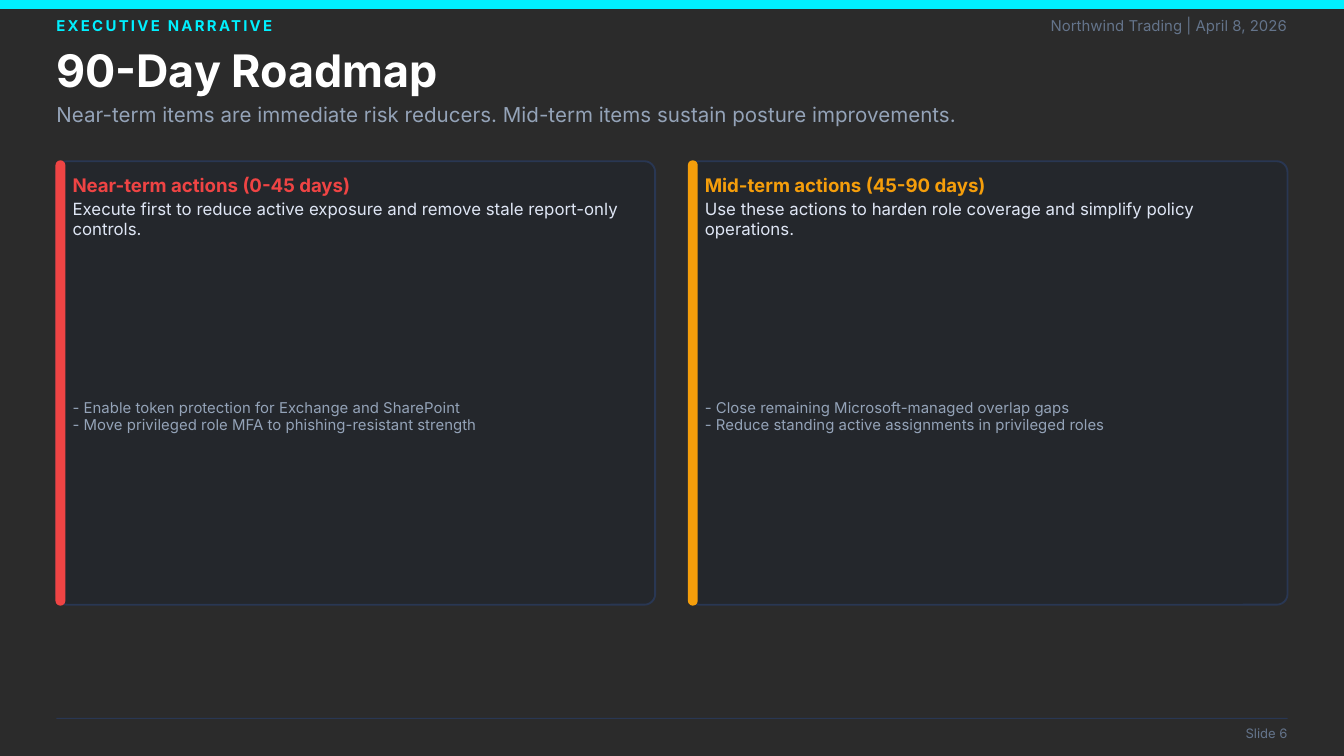
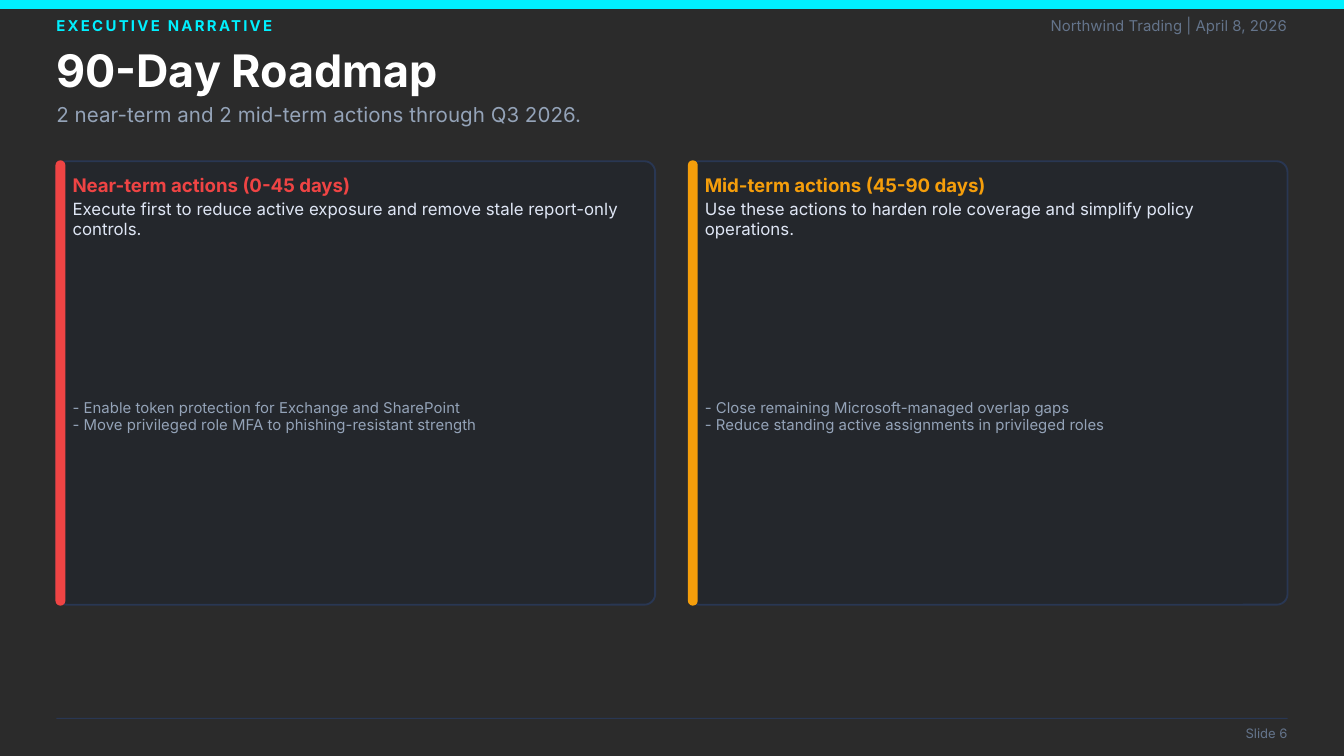
Before and after one commit to laroy-sh/ca-presentation, a slide deck: slide 6 of examples/sample/CA_Security_Posture_Report.sample.pptx. Drawn at 1344x756 pixels with LibreOffice and Linux fonts; fonts in the diff are those of the drawing; background and template pictures are left out; a plain dark background stands for a picture behind light text. Boxes give left, top, right and bottom in pixels: in the first picture for what was removed or moved away, otherwise in the second. Text is boxed around its words. In the diff, an @@ line names an element or a change of style, - is before the commit and + after.

```diff
--- a/examples/sample/CA_Security_Posture_Report.sample.pptx
+++ b/examples/sample/CA_Security_Posture_Report.sample.pptx
@@ text at bbox=[56, 106, 581, 127]: text changed @@
-Near-term items are immediate risk reducers. Mid-term items sustain posture improvements.
+2 near-term and 2 mid-term actions through Q3 2026.
```
Also in this commit, not shown: 8 other slides changed, 11 other files.
